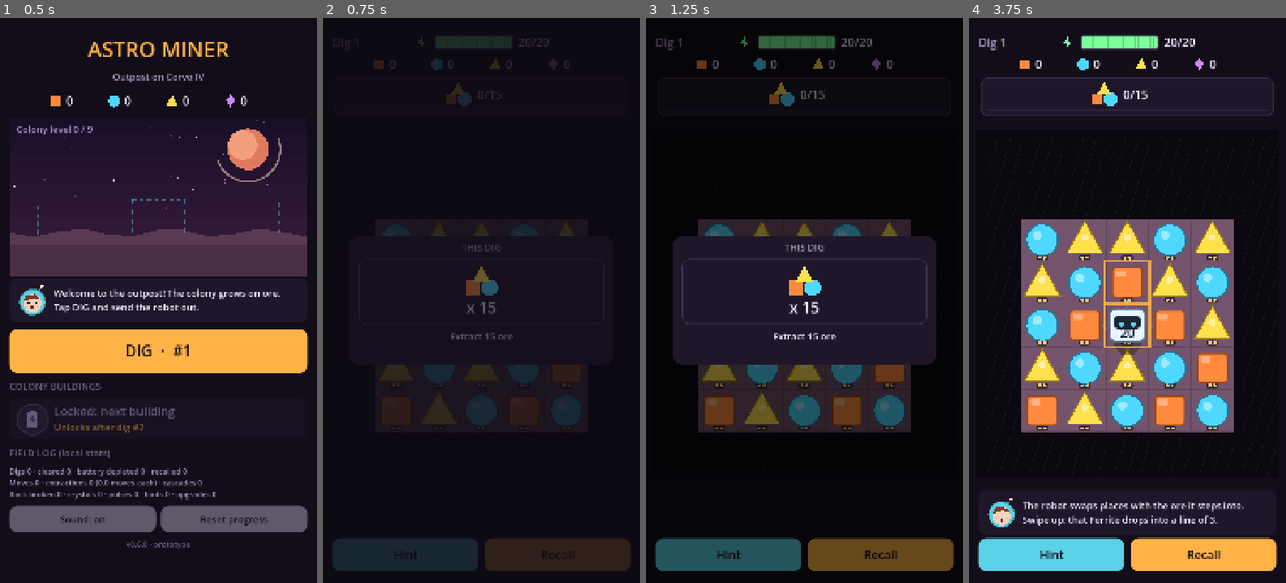
Above: before the commit, frames 1-4 (left to right).
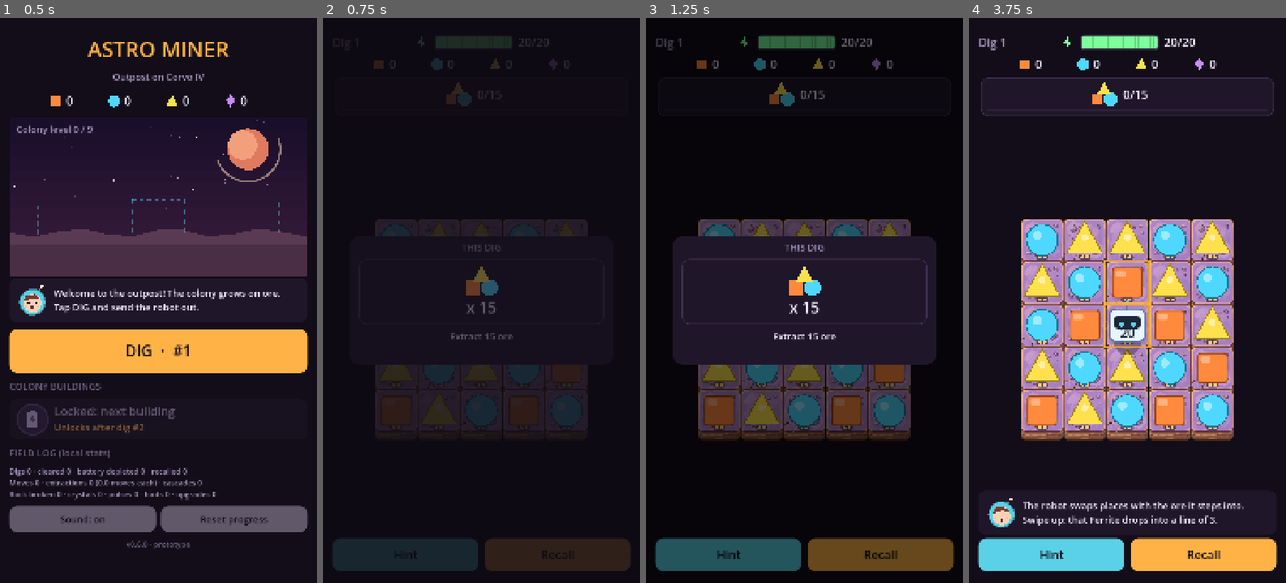
Above: after the commit, the same moments.

Repository: urunsiyabend/astro-miner
Game: Godot game, scene res://scenes/Main.tscn
Same seed, same stepped clock (60 frames per second), same inputs: the game is played once before the commit and once after it.
Inputs (mouse positions are in pixels of both pictures, inside the frame that each line leads up to):
- Up to frame 1 (0.5 s): no input
- Up to frame 2 (0.75 s): click "DIG · #1" at 0.5 s
- Up to frame 3 (1.25 s): no input
- Up to frame 4 (3.75 s): click "Hint" at 1.25 s; click "Recall" at 2 s; tap Enter at 2.75, 3.5 s; drag from (1127, 306) to (1159, 176) at 2.77 s; drag from (1064, 328) to (1111, 413) at 3.52 s

Frame 1 is identical in both runs. In frame 2, 0.1% of the frame differs, in the area x 18-79%, y 64-74%; in frame 3, 5.4%; in frame 4, 14%, in the area x 16-84%, y 35-75%.

Commit message:
Try painted floating-island tiles on the dig board
Four C2-style tiles (soil x2, pit, rock) generated with Layer and keyed
locally. BoardView draws them per cell when present; bedrock stays empty
so the board reads as an island. Code-drawn ground is the fallback.

Co-Authored-By: Claude Opus 5.5 <noreply@anthropic.com>
Claude-Session: https://claude.ai/code/session_012tNQeieoW2rM39cXm4MPAj

Diff:
--- a/scripts/ui/BoardView.gd
+++ b/scripts/ui/BoardView.gd
@@ -14,6 +14,9 @@
 const MAX_PIT := 4          # deepest level drawn; deeper pits look the same
 const PIT_STEP := 0.09      # wall width per dug layer, as a fraction of a cell
 const ROCK_STEP := 0.07     # height of one rock layer, as a fraction of a cell
+## Painted tile sprites (docs/art). Each is a square top face with a thin earth band below it,
+## so a tile is drawn one cell wide and a bit taller; the next row covers the band.
+const TILE_DIR := "res://assets/tiles/"
 
 var snap: Dictionary = {}
 var scanner := false
@@ -43,11 +46,15 @@
 var _swiped := false
 var _font: Font
 var _sb := StyleBoxFlat.new()
+var _tiles := {}   # name -> Texture2D; empty = draw the ground in code
 
 
 func _ready() -> void:
 	_font = ThemeDB.fallback_font
 	_sb.anti_aliasing = true
+	for n in ["soil_a", "soil_b", "pit", "rock"]:
+		if ResourceLoader.exists(TILE_DIR + n + ".png"):
+			_tiles[n] = load(TILE_DIR + n + ".png")
 	mouse_filter = Control.MOUSE_FILTER_STOP
 	resized.connect(_layout)
 	_layout()
@@ -295,7 +302,8 @@
 	var off := Vector2(randf_range(-1, 1), randf_range(-1, 1)) * _shake * 10.0
 	draw_set_transform(off)
 	var frame := Rect2(origin - Vector2(10, 10), Vector2(cell * Board.W, cell * Board.H) + Vector2(20, 20))
-	draw_rect(frame, Pal.BEDROCK)
+	if _tiles.size() != 4:
+		draw_rect(frame, Pal.BEDROCK)
 	var moving_to := -1
 	var moving_from := -1
 	var mt := 0.0
@@ -382,6 +390,9 @@
 
 func _draw_ground(i: int) -> void:
 	var r := _rect(i, 0)
+	if _tiles.size() == 4:
+		_draw_tile(i, r)
+		return
 	if snap.terrain[i] == T.BEDROCK:
 		draw_rect(r, Pal.BEDROCK)
 		for k in 3:
@@ -462,6 +473,11 @@
 func _draw_rock(i: int) -> void:
 	var r := _rect(i, 0)
 	var hpv: int = snap.hp[i]
+	if _tiles.size() == 4:
+		_draw_layer_pill(r.get_center() + Vector2(0, -cell * 0.05), cell * 0.42, hpv)
+		if scanner:
+			_draw_buried(r.get_center(), snap.buried[i])
+		return
 	var col: Color = Pal.ROCK[clampi(hpv, 1, 3)]
 	var face := col.darkened(0.45)
 	var hstep := cell * ROCK_STEP
@@ -503,6 +519,41 @@
 		_draw_buried(c, snap.buried[i])
 
 
+## Tile-sprite ground: soil (two variants), a dug pit, or a rock block; bedrock stays empty so
+## the board reads as a floating island.
+func _draw_tile(i: int, r: Rect2) -> void:
+	var t: int = snap.terrain[i]
+	if t == T.BEDROCK:
+		return
+	var tex: Texture2D
+	var tint := Color.WHITE
+	if t == T.ROCK:
+		tex = _tiles.rock
+	elif snap.depth[i] > 0:
+		tex = _tiles.pit
+		tint = Color.WHITE.darkened(0.12 * (mini(snap.depth[i], MAX_PIT) - 1))
+	else:
+		tex = _tiles.soil_a if (i * 7 + i / Board.W) % 3 else _tiles.soil_b
+	var res: int = snap.reserve[i] if t == T.GROUND else 1
+	if t == T.GROUND and res <= 0 and (snap.depth[i] > 0 or snap.token[i] == K.NONE):
+		tint = tint.darkened(0.35)
+	var h := cell * tex.get_height() / tex.get_width()
+	draw_texture_rect(tex, Rect2(r.position, Vector2(cell, h)), false, tint)
+	if t == T.GROUND and res > 0:
+		var n := mini(res, 5)
+		var pill := Rect2(Vector2(r.get_center().x - (n * 16 + 10) * 0.5, r.end.y - 24), Vector2(n * 16 + 10, 18))
+		_round_rect(pill, Color(0, 0, 0, 0.5), 9)
+		for k in n:
+			draw_circle(Vector2(pill.position.x + 13 + k * 16, pill.get_center().y), 5.5, Pal.VEIN)
+
+
+func _draw_layer_pill(c: Vector2, rad: float, hpv: int) -> void:
+	var pill := Rect2(Vector2(c.x - 12 - hpv * 9, c.y - rad * 0.95), Vector2(24 + hpv * 18 - 6, 22))
+	_round_rect(pill, Color(0, 0, 0, 0.55), 11)
+	for k in hpv:
+		draw_circle(Vector2(pill.position.x + 15 + k * 18, pill.get_center().y), 7, Pal.TEXT)
+
+
 static func _moved(pts: PackedVector2Array, by: Vector2) -> PackedVector2Array:
 	var out := PackedVector2Array()
 	for q in pts:
Binary file added: assets/tiles/pit.png
Not shown, added: assets/tiles/pit.png.import
Binary file added: assets/tiles/rock.png
Not shown, added: assets/tiles/rock.png.import
Binary file added: assets/tiles/soil_a.png
Not shown, added: assets/tiles/soil_a.png.import
Binary file added: assets/tiles/soil_b.png
Not shown, added: assets/tiles/soil_b.png.import
